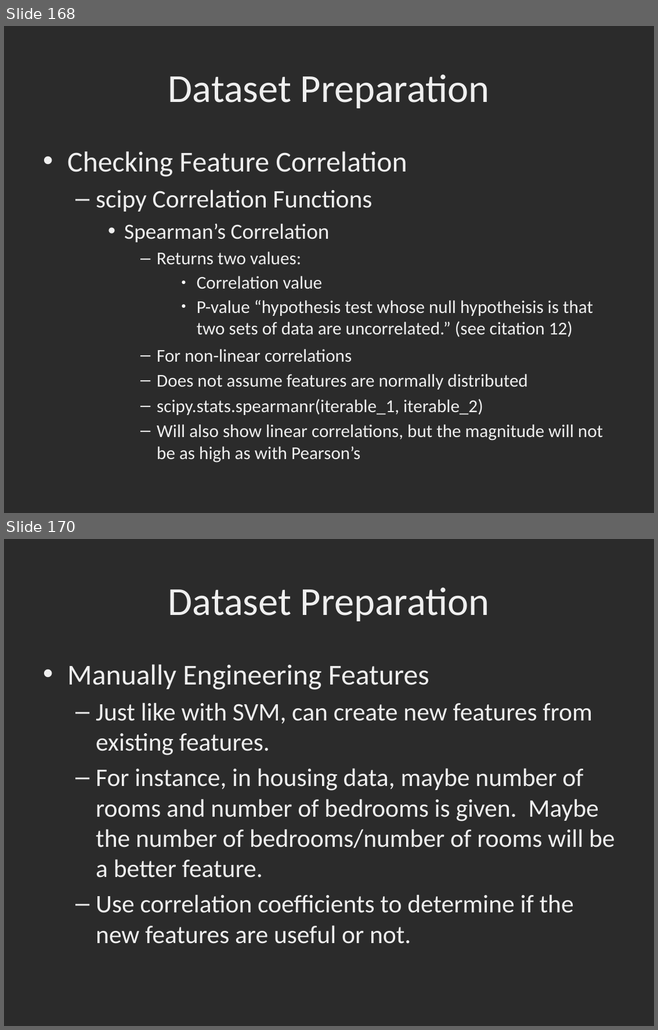
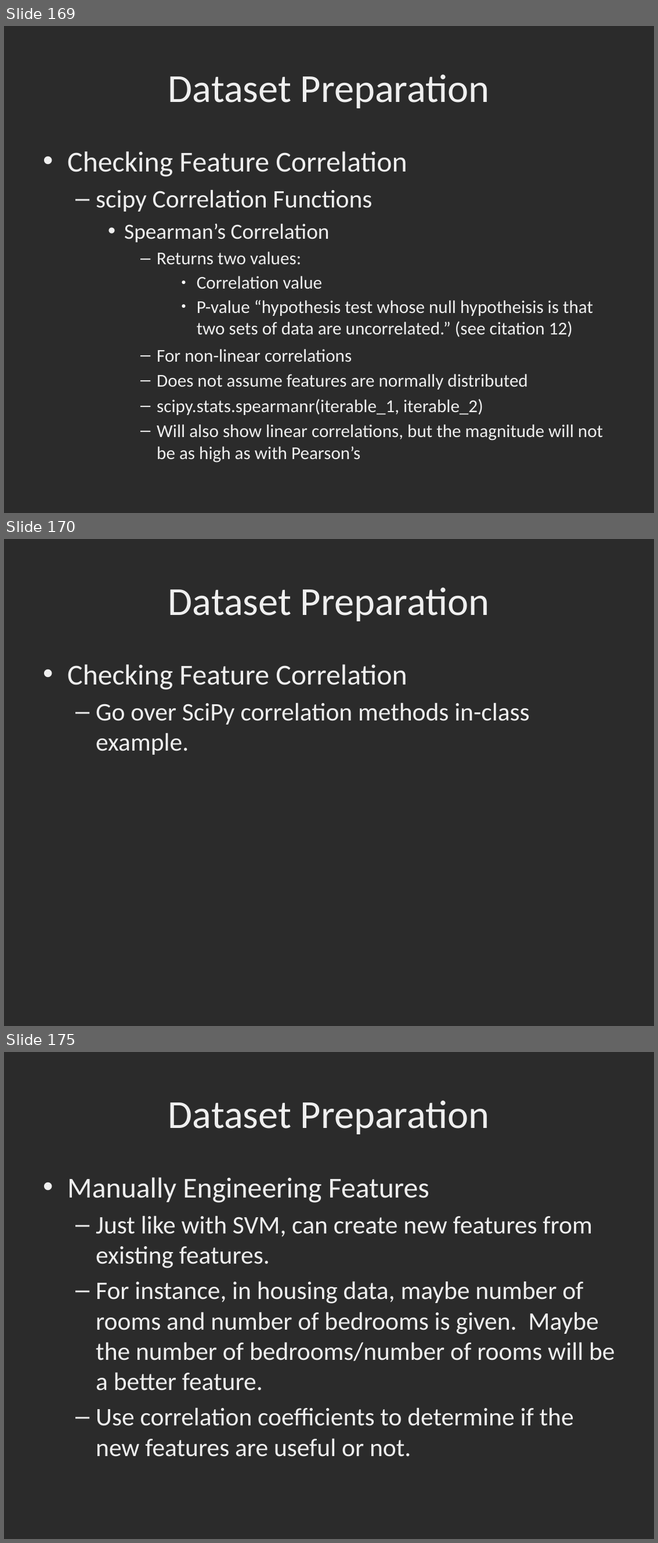
Before and after one commit to dbowmans46/PracticalProgramming, a slide deck: Session 7 - Python/Instructional Material/Session 7 - Python Brief Intro to Machine Learning with Scikit Learn.odp. Shown one above the other, each under a label of ours: slides 168 and 170 before the commit, slides 169, 170 and 175 after it; the slides between them are not shown. The pictures are 658x1030 and 658x1543 pixels, drawn with LibreOffice and Linux fonts; fonts in the diff are those of the drawing; background and template pictures are left out; a plain dark background stands for a picture behind light text. Boxes give left, top, right and bottom in pixels: in the first picture for what was removed or moved away, otherwise in the second. Text is boxed around its words. In the diff, an @@ line names an element or a change of style, - is before the commit and + after.

Commit message:
Added slides and example for feature importances.

```diff
--- a/Session 7 - Python/Instructional Material/Session 7 - Python Brief Intro to Machine Learning with Scikit Learn.odp
+++ b/Session 7 - Python/Instructional Material/Session 7 - Python Brief Intro to Machine Learning with Scikit Learn.odp
@@ slide 170 added at bbox=[4, 539, 654, 1026], background picture (left out) @@
@@ title added at bbox=[168, 587, 489, 621], 44 pt, text #EFEFEF @@
+Dataset Preparation
@@ text added at bbox=[67, 664, 529, 755], 28 pt, text #EFEFEF @@
+• Checking Feature Correlation
+  – Go over SciPy correlation methods in-class example.
@@ what was slide 168 is now slide 169 @@
@@ what was slide 170 is now slide 175 @@
```
Also in this commit, not shown: 7 slides changed, 4 other slides added, 1 other file.
